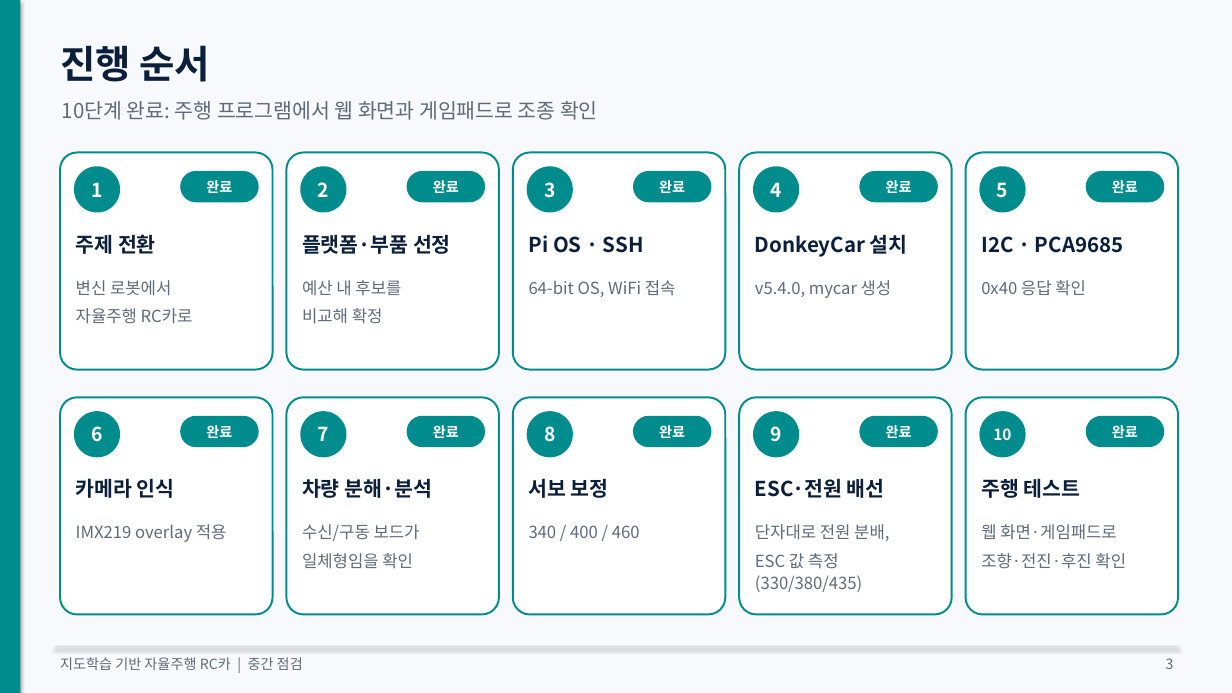
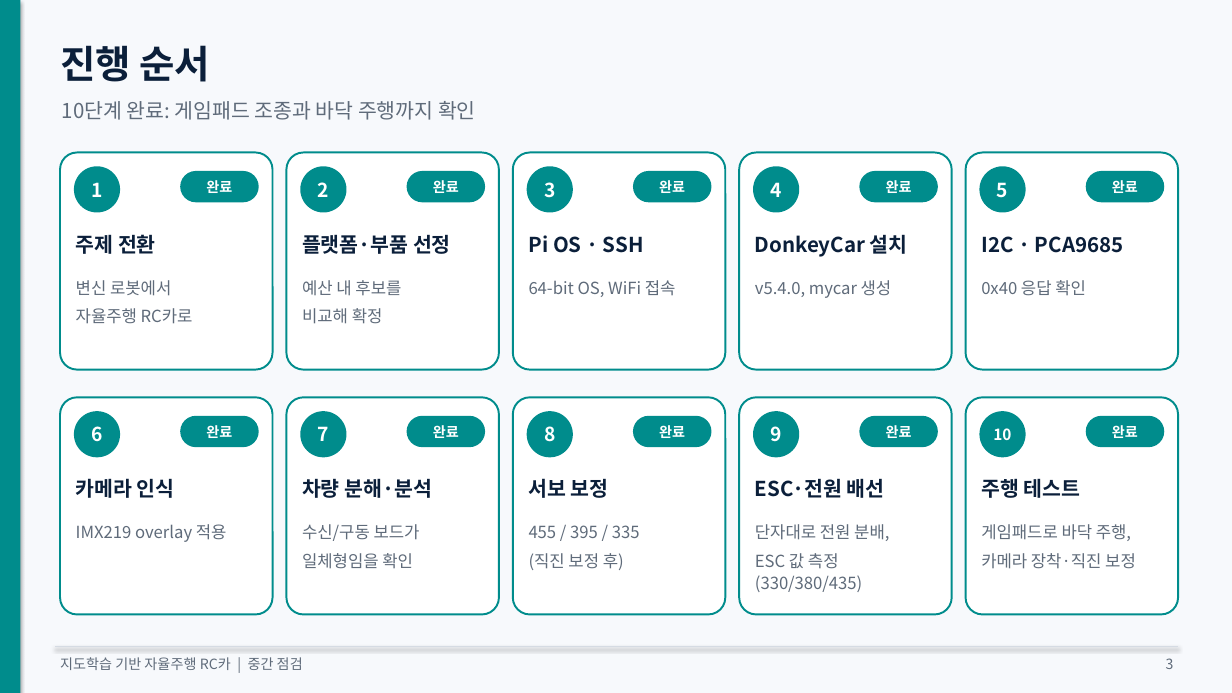
Before and after one commit to KMUTMU/Robot, a slide deck: slide 3 of 중간점검_자율주행RC카.pptx. Drawn at 1232x693 pixels with LibreOffice and Linux fonts; fonts in the diff are those of the drawing. Boxes give left, top, right and bottom in pixels: in the first picture for what was removed or moved away, otherwise in the second. Text is boxed around its words. In the diff, an @@ line names an element or a change of style, - is before the commit and + after.

```diff
--- a/중간점검_자율주행RC카.pptx
+++ b/중간점검_자율주행RC카.pptx
@@ text at (62,101,476,120): text changed @@
-10단계 완료: 주행 프로그램에서 웹 화면과 게임패드로 조종 확인
+10단계 완료: 게임패드 조종과 바닥 주행까지 확인
@@ text at (529,525,640,570): text changed @@
-340 / 400 / 460
+455 / 395 / 335
+(직진 보정 후)
@@ text at (981,524,1136,569): text changed @@
-웹 화면·게임패드로
-조향·전진·후진 확인
+게임패드로 바닥 주행,
+카메라 장착·직진 보정
```
Also in this commit, not shown: 5 other slides changed, 7 other files.
